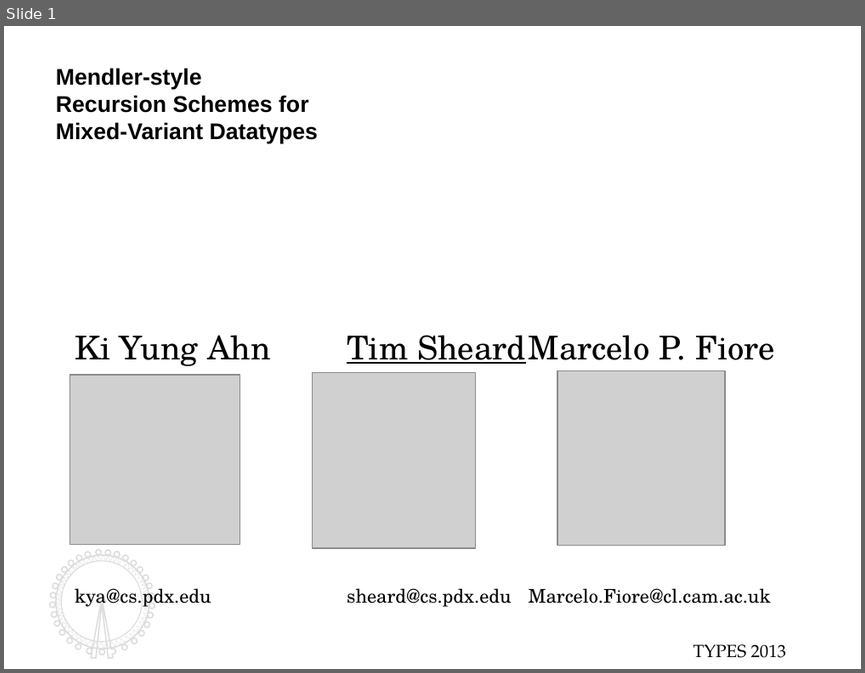
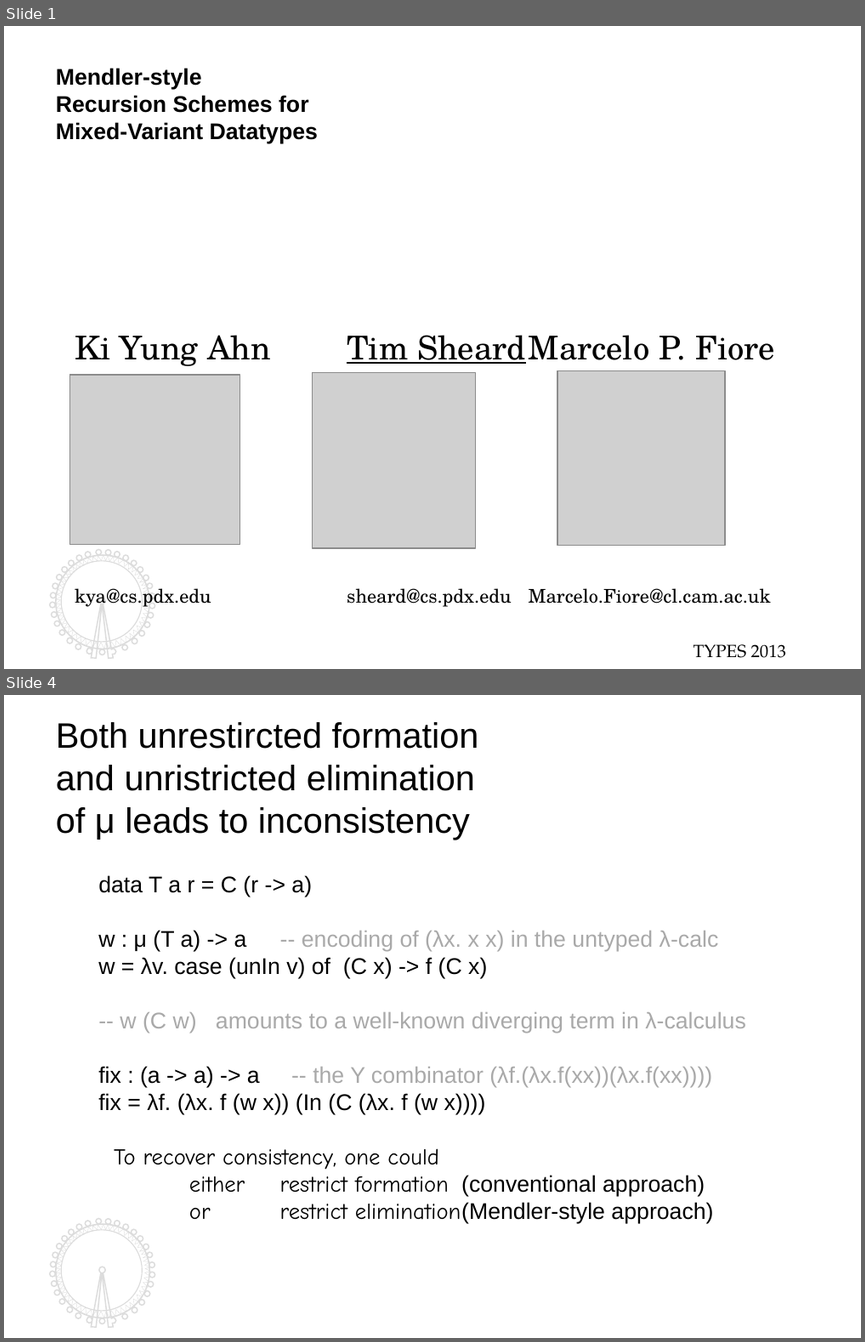
Before and after one commit to kyagrd/naxPapers, a slide deck: draft/TYPES13/ppt/myslide.odp. Shown one above the other, each under a label of ours: slide 1 before the commit, slides 1 and 4 after it; the slides between them are not shown. The pictures are 865x673 and 865x1342 pixels, drawn with LibreOffice and Linux fonts; fonts in the diff are those of the drawing; grey boxes stand for pictures. Boxes give left, top, right and bottom in pixels: in the first picture for what was removed or moved away, otherwise in the second. Text is boxed around its words. In the diff, an @@ line names an element or a change of style, - is before the commit and + after.

```diff
--- a/draft/TYPES13/ppt/myslide.odp
+++ b/draft/TYPES13/ppt/myslide.odp
@@ slide 4 added at box(4, 695, 861, 1338), background #FFFFFF; not listed: 4 template elements that a slide beside it also shows @@
@@ text added at box(56, 722, 479, 839), 28 pt, text #000000 @@
+Both unrestircted formation
+and unristricted elimination
+of μ leads to inconsistency
@@ text added at box(98, 875, 746, 1224), 18 pt, text #000000 @@
+data T a r = C (r -> a)
+w : μ (T a) -> a -- encoding of (λx. x x) in the untyped λ-calc
+w = λv. case (unIn v) of (C x) -> f (C x)
+-- w (C w) amounts to a well-known diverging term in λ-calculus
+fix : (a -> a) -> a -- the Y combinator (λf.(λx.f(xx))(λx.f(xx))))
+fix = λf. (λx. f (w x)) (In (C (λx. f (w x))))
+To recover consistency, one could
+either restrict formation (conventional approach)
+or restrict elimination (Mendler-style approach)
```
Also in this commit, not shown: 6 other slides changed, 6 other slides added, 2 slides removed, 3 other files.
